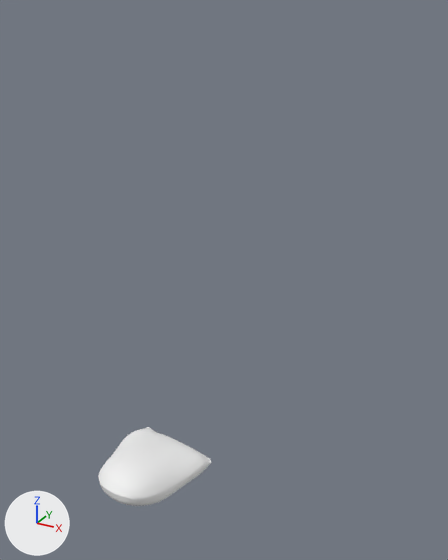
The glTF model public/anatomy/feminin/vessie.glb: old version first, new version second.
Rendered twice from a 50 mm camera at (0.152, -0.189, 0.244) aimed at (0.014, 0.062, 0.118). Lighting does not change. The marker at lower left points along +X, +Y and +Z. The older version comes first. Where no turn or scale is listed for an object, it has been applied to the vertices.
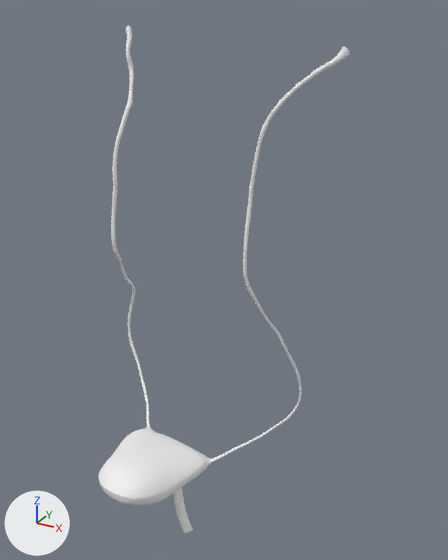
Where the newer file only moved an object's origin or applied its transform, the numbers keep the older frame.

The change, as a list of edits to the scene's bpy script:
```text
Add me_mesh_8:
    me_mesh_8.from_pydata(...)  # 310 vertices, 616 faces; spans x 0.0549..0.0752, y -0.0531..-0.0352, z 0.0..0.0218
    me_mesh_8.materials.append(mat_tissue)  # white #f3f3f3
Add me_mesh_7:
    me_mesh_7.from_pydata(...)  # 2916 vertices, 5828 faces; spans x 0.0..0.035, y -0.036..0.0, z 0.047..0.272
    me_mesh_7.materials.append(mat_tissue)  # white #f3f3f3
Add me_mesh_6:
    me_mesh_6.from_pydata(...)  # 3364 vertices, 6724 faces; spans x 0.079..0.133, y -0.038..-0.001, z 0.045..0.265
    me_mesh_6.materials.append(mat_tissue)  # white #f3f3f3
Add ob_mesh_8:
    ob_mesh_8 = bpy.data.objects.new('Mesh_8', me_mesh_8)
    ob_mesh_8.location = (-0.0697, 0.0892, -0.0362)
Add ob_mesh_7:
    ob_mesh_7 = bpy.data.objects.new('Mesh_7', me_mesh_7)
    ob_mesh_7.location = (-0.0697, 0.0892, -0.0362)
Add ob_mesh_6:
    ob_mesh_6 = bpy.data.objects.new('Mesh_6', me_mesh_6)
    ob_mesh_6.location = (-0.0697, 0.0892, -0.0362)
```

Where the change shows, as pixel boxes [x1, y1, x2, y2] in the pictures (448 x 560 px):
'Mesh_6', added
    after: [210, 46, 350, 463]
'Mesh_7', added
    after: [111, 25, 151, 428]
'Mesh_8', added
    after: [173, 488, 193, 534]
